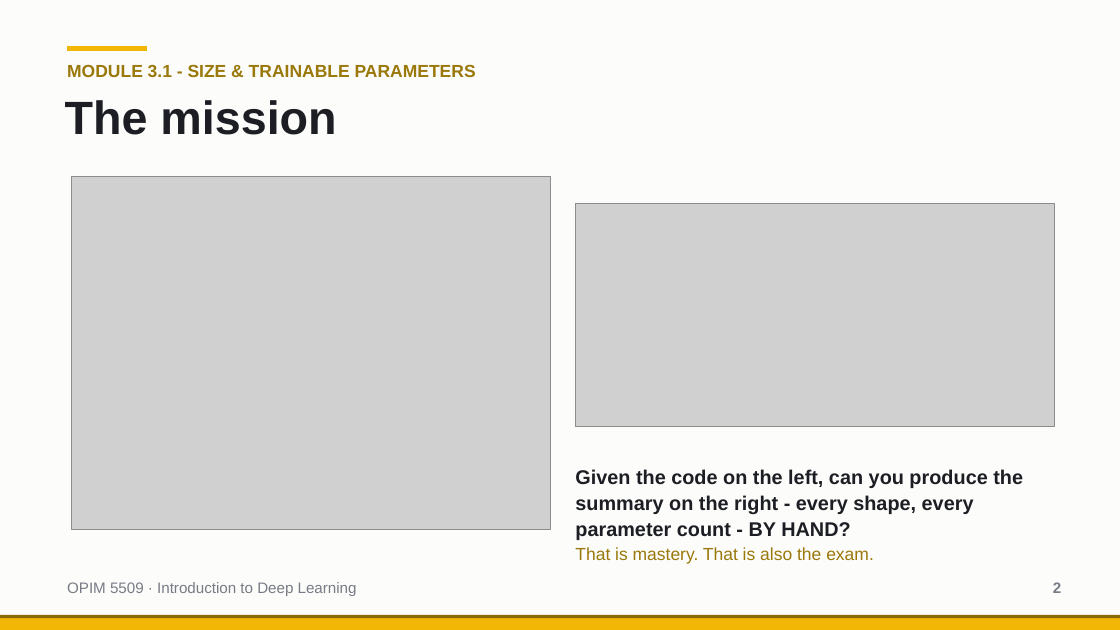
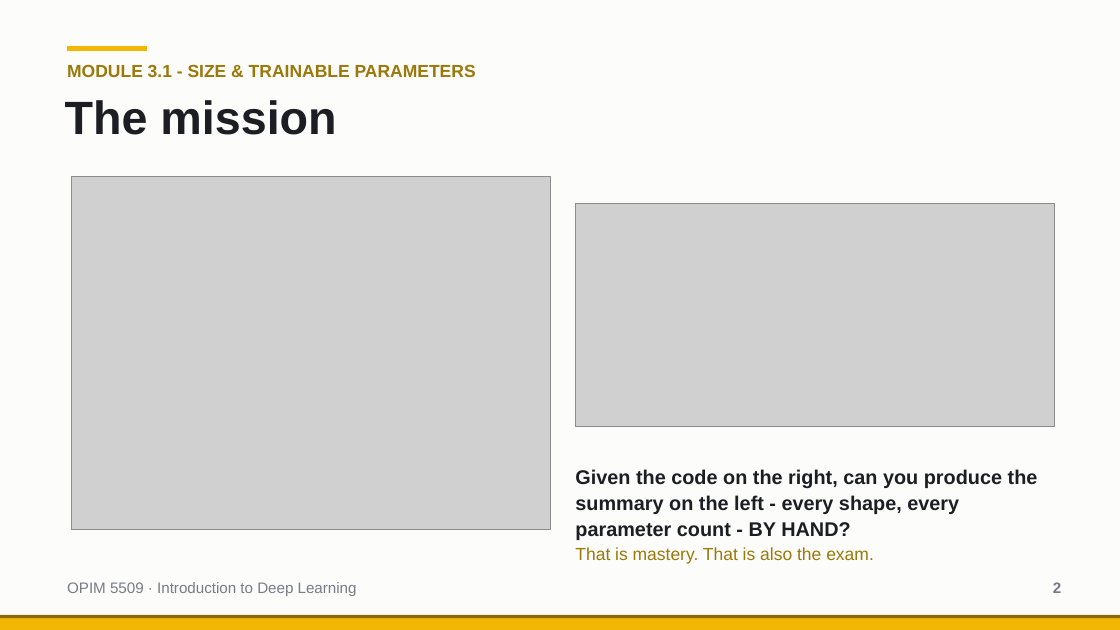
Before and after one commit to drdave-teaching/OPIM5509Files, a slide deck: slide 2 of OPIM5509_Module3_Files/slides/Math for a Simple ConvNet.pptx. Drawn at 1120x630 pixels with LibreOffice and Linux fonts; fonts in the diff are those of the drawing; grey boxes stand for pictures. Boxes give left, top, right and bottom in pixels: in the first picture for what was removed or moved away, otherwise in the second. Text is boxed around its words. In the diff, an @@ line names an element or a change of style, - is before the commit and + after.

```diff
--- a/OPIM5509_Module3_Files/slides/Math for a Simple ConvNet.pptx
+++ b/OPIM5509_Module3_Files/slides/Math for a Simple ConvNet.pptx
@@ text at (575, 469, 1038, 540): text changed @@
-Given the code on the left, can you produce the summary on the right - every shape, every parameter count - BY HAND?
+Given the code on the right, can you produce the summary on the left - every shape, every parameter count - BY HAND?
```
Also in this commit, not shown: 2 other slides changed, 1 other file.
